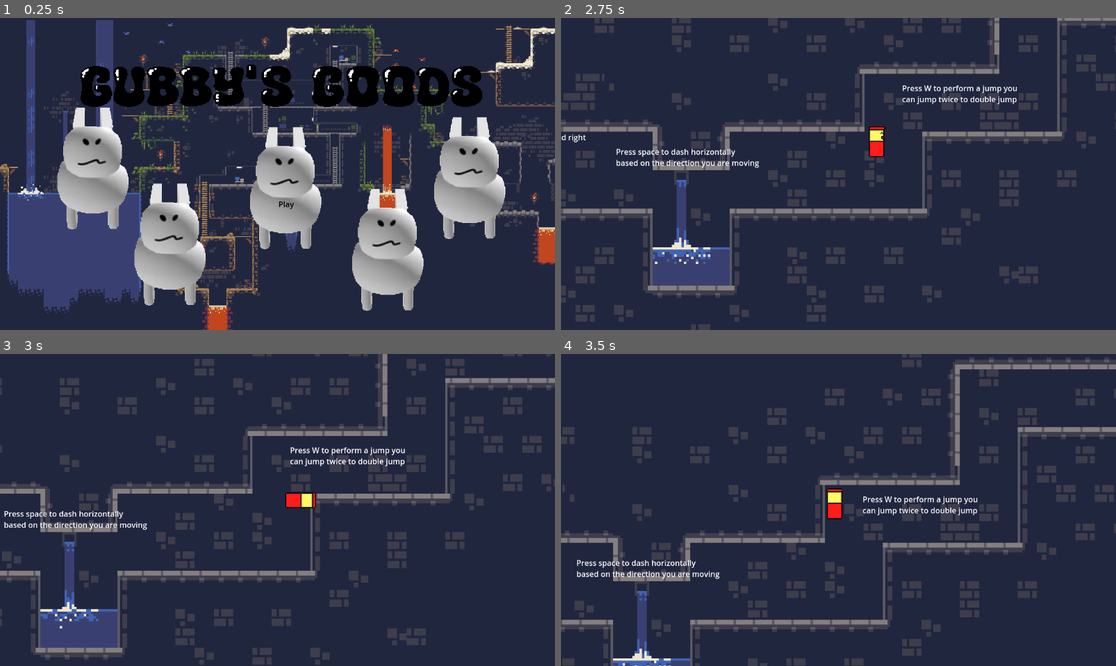
Above: before the commit, frames 1-4 (two rows, left to right).
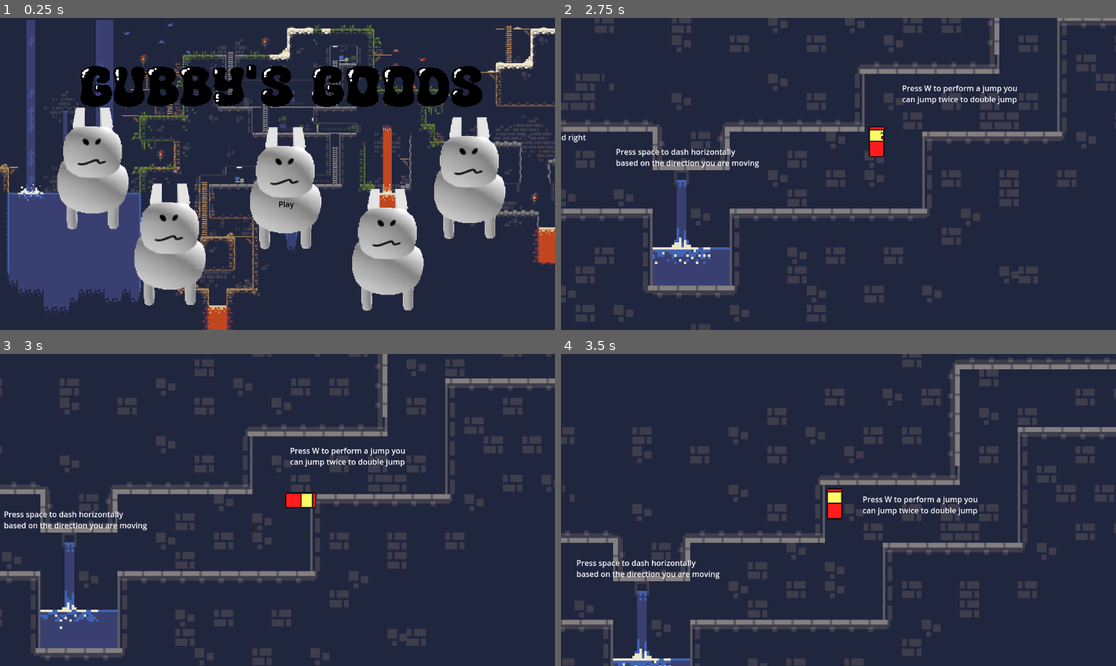
Above: after the commit, the same moments.

Repository: Brede-dev/GubbysGoods
Game: Godot game, scene res://Scenes/Start.tscn
The game is run twice, just before and just after one commit, with the same random seed, the same clock (stepped at 60 frames per second) and the same inputs.
Inputs (mouse positions are in pixels of both pictures, inside the frame that each line leads up to):
- Up to frame 1 (0.25 s): no input
- Up to frame 2 (2.75 s): click (849, 192) at 0.5 s; tap Space (dash) at 1.25, 2 s; hold D (right) from 1.28 s (still down); tap W (jump) at 1.35, 1.52, 1.82, 2.27, 2.3, 2.57 s; tap Shift (crouch) at 2.1 s
- Up to frame 3 (3 s): tap Space (dash) at 2.75, 2.85 s; release D (right) at 2.78 s; hold A (left) from 2.78 s (still down)
- Up to frame 4 (3.5 s): keep holding A (left); tap W (jump) at 3.05 s

Frames 1-2 are identical in both runs. In frame 3, 1.9% of the frame differs, in the area x 0-100%, y 3-97%; in frame 4, nothing differs.

Commit message:
added death and adjusted coyote jumpin

Diff:
--- a/Scripts/character_body_2d.gd
+++ b/Scripts/character_body_2d.gd
@@ -14,7 +14,7 @@
 @export var dash_time: float = 0.25
 @export var slide_time: float = 0.5
 @export var slide_speed: float = 150.0
-@export var coyote_time: float = 0.5  # Added: Duration for coyote jump window
+@export var coyote_time: float = 10  # Added: Duration for coyote jump window
 
 var gravity = ProjectSettings.get_setting("physics/2d/default_gravity")
 var current_state: State = State.IDLE
@@ -192,3 +192,8 @@
 	if not head_raycast or not head_raycast.is_colliding():
 		normal_collision.disabled = false
 		crouch_collision.disabled = true
+
+
+func _on_area_2d_body_entered(body: Node2D) -> void:
+	if body.name == "Player":
+		get_tree().reload_current_scene()
--- a/game.tscn
+++ b/game.tscn
@@ -345,6 +345,12 @@
 "speed": 5.0
 }]
 
+[sub_resource type="RectangleShape2D" id="RectangleShape2D_vef74"]
+size = Vector2(16, 16)
+
+[sub_resource type="RectangleShape2D" id="RectangleShape2D_hve3p"]
+size = Vector2(12, 12)
+
 [node name="World" type="Node2D"]
 
 [node name="TileMapLayer" type="TileMapLayer" parent="."]
@@ -353,28 +359,28 @@
 tile_map_data = PackedByteArray("AAD/////AQAEAAEAAAAAAP//AQAEAAEAAAABAP//AQAEAAEAAAD+////AQAFAAEAABD+//7/AQAEAAEAAHD+// …(30256 unchanged characters)…
 tile_set = SubResource("TileSet_eow3j")
 
-[node name="CharacterBody2D" type="CharacterBody2D" parent="."]
+[node name="Player" type="CharacterBody2D" parent="."]
 position = Vector2(2, -37)
 script = ExtResource("1_e2o6t")
 metadata/_edit_group_ = true
 
-[node name="NormalCollision" type="CollisionShape2D" parent="CharacterBody2D"]
+[node name="NormalCollision" type="CollisionShape2D" parent="Player"]
 shape = SubResource("CapsuleShape2D_7jktm")
 
-[node name="CrouchCollision" type="CollisionShape2D" parent="CharacterBody2D"]
+[node name="CrouchCollision" type="CollisionShape2D" parent="Player"]
 position = Vector2(0, 8)
 shape = SubResource("CircleShape2D_ryrav")
 
-[node name="AnimatedSprite2D" type="AnimatedSprite2D" parent="CharacterBody2D"]
+[node name="AnimatedSprite2D" type="AnimatedSprite2D" parent="Player"]
 sprite_frames = SubResource("SpriteFrames_fc0e3")
 animation = &"fall"
 autoplay = "idle"
 
-[node name="Camera2D" type="Camera2D" parent="CharacterBody2D"]
+[node name="Camera2D" type="Camera2D" parent="Player"]
 zoom = Vector2(2, 2)
 position_smoothing_enabled = true
 
-[node name="HeadRayCast2D" type="RayCast2D" parent="CharacterBody2D"]
+[node name="HeadRayCast2D" type="RayCast2D" parent="Player"]
 target_position = Vector2(0, -16)
 
 [node name="RichTextLabel" type="RichTextLabel" parent="."]
@@ -385,13 +391,22 @@
 scale = Vector2(0.5, 0.5)
 text = "Press space to dash horizontally based on the direction you are moving"
 
+[node name="RichTextLabel5" type="RichTextLabel" parent="."]
+offset_left = 1494.0
+offset_top = -550.0
+offset_right = 1692.0
+offset_bottom = -496.0
+scale = Vector2(0.5, 0.5)
+text = "You only die if you touch
+the bottom of the water"
+
 [node name="RichTextLabel4" type="RichTextLabel" parent="."]
 offset_left = 996.0
 offset_top = -367.0
 offset_right = 1298.0
-offset_bottom = -313.0
+offset_bottom = -287.0
 scale = Vector2(0.5, 0.5)
-text = "If you jump within 0.5 seconds after leaving a surface, you can coyote jump"
+text = "If you havent jumped off of an object yo ucan still jump will in the air, you also keep your double jump"
 
 [node name="RichTextLabel3" type="RichTextLabel" parent="."]
 offset_left = 436.0
@@ -409,7 +424,129 @@
 scale = Vector2(0.5, 0.5)
 text = "A and D to move left and right"
 
+[node name="RichTextLabel6" type="RichTextLabel" parent="."]
+offset_left = 2374.0
+offset_top = -130.0
+offset_right = 2556.0
+offset_bottom = -80.0
+scale = Vector2(0.5, 0.5)
+text = "You die instantly upon
+     contact with lava"
+
 [node name="AudioStreamPlayer" type="AudioStreamPlayer" parent="."]
 stream = ExtResource("6_ryrav")
 autoplay = true
 parameters/looping = true
+
+[node name="Spikes" type="StaticBody2D" parent="."]
+position = Vector2(215, 60)
+scale = Vector2(5.07558, 0.272055)
+metadata/_edit_group_ = true
+
+[node name="Area2D" type="Area2D" parent="Spikes"]
+
+[node name="CollisionShape2D" type="CollisionShape2D" parent="Spikes/Area2D"]
+shape = SubResource("RectangleShape2D_vef74")
+
+[node name="CollisionShape2D" type="CollisionShape2D" parent="Spikes"]
+shape = SubResource("RectangleShape2D_hve3p")
+
+[node name="Spikes2" type="StaticBody2D" parent="."]
+position = Vector2(757, -160)
+scale = Vector2(2.14139, 2.56865)
+metadata/_edit_group_ = true
+
+[node name="Area2D" type="Area2D" parent="Spikes2"]
+
+[node name="CollisionShape2D" type="CollisionShape2D" parent="Spikes2/Area2D"]
+shape = SubResource("RectangleShape2D_vef74")
+
+[node name="CollisionShape2D" type="CollisionShape2D" parent="Spikes2"]
+shape = SubResource("RectangleShape2D_hve3p")
+
+[node name="Spikes3" type="StaticBody2D" parent="."]
+position = Vector2(1206, -202)
+scale = Vector2(8.94417, 0.526425)
+metadata/_edit_group_ = true
+
+[node name="Area2D" type="Area2D" parent="Spikes3"]
+
+[node name="CollisionShape2D" type="CollisionShape2D" parent="Spikes3/Area2D"]
+shape = SubResource("RectangleShape2D_vef74")
+
+[node name="CollisionShape2D" type="CollisionShape2D" parent="Spikes3"]
+shape = SubResource("RectangleShape2D_hve3p")
+
+[node name="Spikes4" type="StaticBody2D" parent="."]
+position = Vector2(1377, -302)
+scale = Vector2(8.94417, 0.526425)
+metadata/_edit_group_ = true
+
+[node name="Area2D" type="Area2D" parent="Spikes4"]
+
+[node name="CollisionShape2D" type="CollisionShape2D" parent="Spikes4/Area2D"]
+shape = SubResource("RectangleShape2D_vef74")
+
+[node name="CollisionShape2D" type="CollisionShape2D" parent="Spikes4"]
+shape = SubResource("RectangleShape2D_hve3p")
+
+[node name="Spikes5" type="StaticBody2D" parent="."]
+position = Vector2(1525, -360)
+scale = Vector2(6.47314, 0.439206)
+metadata/_edit_group_ = true
+
+[node name="Area2D" type="Area2D" parent="Spikes5"]
+
+[node name="CollisionShape2D" type="CollisionShape2D" parent="Spikes5/Area2D"]
+shape = SubResource("RectangleShape2D_vef74")
+
+[node name="CollisionShape2D" type="CollisionShape2D" parent="Spikes5"]
+shape = SubResource("RectangleShape2D_hve3p")
+
+[node name="Spikes6" type="StaticBody2D" parent="."]
+position = Vector2(1788, -101)
+scale = Vector2(6.47314, 0.439206)
+metadata/_edit_group_ = true
+
+[node name="Area2D" type="Area2D" parent="Spikes6"]
+
+[node name="CollisionShape2D" type="CollisionShape2D" parent="Spikes6/Area2D"]
+shape = SubResource("RectangleShape2D_vef74")
+
+[node name="CollisionShape2D" type="CollisionShape2D" parent="Spikes6"]
+shape = SubResource("RectangleShape2D_hve3p")
+
+[node name="Spikes7" type="StaticBody2D" parent="."]
+position = Vector2(2169, -3)
+scale = Vector2(19.1971, -0.702089)
+metadata/_edit_group_ = true
+
+[node name="Area2D" type="Area2D" parent="Spikes7"]
+
+[node name="CollisionShape2D" type="CollisionShape2D" parent="Spikes7/Area2D"]
+shape = SubResource("RectangleShape2D_vef74")
+
+[node name="CollisionShape2D" type="CollisionShape2D" parent="Spikes7"]
+shape = SubResource("RectangleShape2D_hve3p")
+
+[node name="Spikes8" type="StaticBody2D" parent="."]
+position = Vector2(2416, -26)
+scale = Vector2(7.25861, 3.69965)
+metadata/_edit_group_ = true
+
+[node name="Area2D" type="Area2D" parent="Spikes8"]
+
+[node name="CollisionShape2D" type="CollisionShape2D" parent="Spikes8/Area2D"]
+shape = SubResource("RectangleShape2D_vef74")
+
+[node name="CollisionShape2D" type="CollisionShape2D" parent="Spikes8"]
+shape = SubResource("RectangleShape2D_hve3p")
+
+[connection signal="body_entered" from="Spikes/Area2D" to="Player" method="_on_area_2d_body_entered"]
+[connection signal="body_entered" from="Spikes2/Area2D" to="Player" method="_on_area_2d_body_entered"]
+[connection signal="body_entered" from="Spikes3/Area2D" to="Player" method="_on_area_2d_body_entered"]
+[connection signal="body_entered" from="Spikes4/Area2D" to="Player" method="_on_area_2d_body_entered"]
+[connection signal="body_entered" from="Spikes5/Area2D" to="Player" method="_on_area_2d_body_entered"]
+[connection signal="body_entered" from="Spikes6/Area2D" to="Player" method="_on_area_2d_body_entered"]
+[connection signal="body_entered" from="Spikes7/Area2D" to="Player" method="_on_area_2d_body_entered"]
+[connection signal="body_entered" from="Spikes8/Area2D" to="Player" method="_on_area_2d_body_entered"]
Not shown: 1 places in game.tscn that only renumber resources
